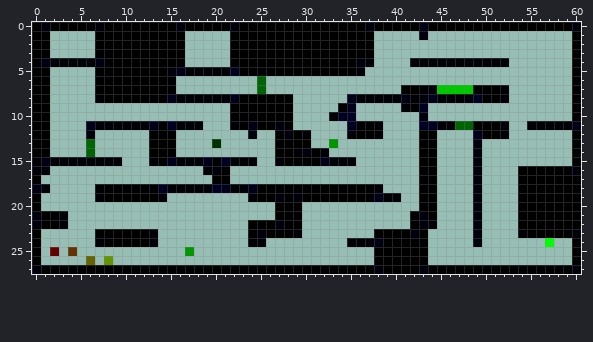
Two states of a pixel-art sprite, The Seekers Way 0.2/Maps/Level4.png. The picture above is the old version.
The file is 61x28 pixels. Colours within 5 levels of each other are drawn and written as one.
The same view after the edit:
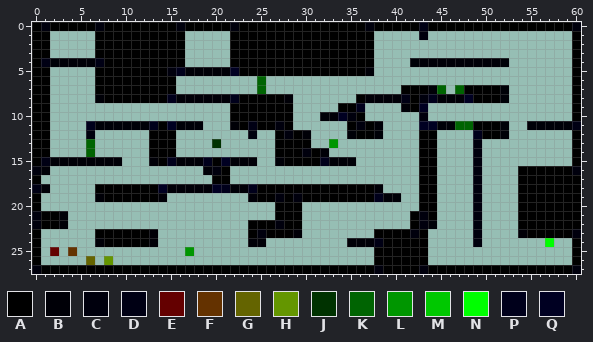
Palette (. is transparent): A #000000  B #000007  C #00000d  D #000014  E #640000  F #643200  G #646400  H #649600  J #003200  K #006402  L #009600  M #00c800  N #00ff00  P #00001b  Q #000022
Difference:
Colour A is added in row 10 at x 36.
Colour A replaces colour B in row 4 at x 37; in row 5 at x 36; in row 8 at x 36.
Colour A replaces colour C in row 4 at x 36.
Colour A replaces colour M in row 7 at x 48.
Colour A replaces colour P in row 9 at x 35.
Colour A replaces colour Q in row 8 at x 49; in row 11 at x 35.
Colour B is added in row 5 at x 37; in row 10 at x 32.
Colour B replaces colour A in row 8 at x 28.
Colour C replaces colour A in row 11 at x 36.
Colour C replaces colour Q in row 10 at x 35.
Colour K replaces colour M in row 7 at x 45 and 47.
Colour P is added in row 9 at x 36.
Colour Q replaces colour B in row 8 at x 48.
The edit erases colour M in row 7 at x 46.
The edit erases colour P in row 8 at x 35.
Boxes around the changes in both pictures, in picture pixels (x1, y1, x2, y2):
changed: (284, 58, 374, 130)
changed: (437, 85, 482, 103)
